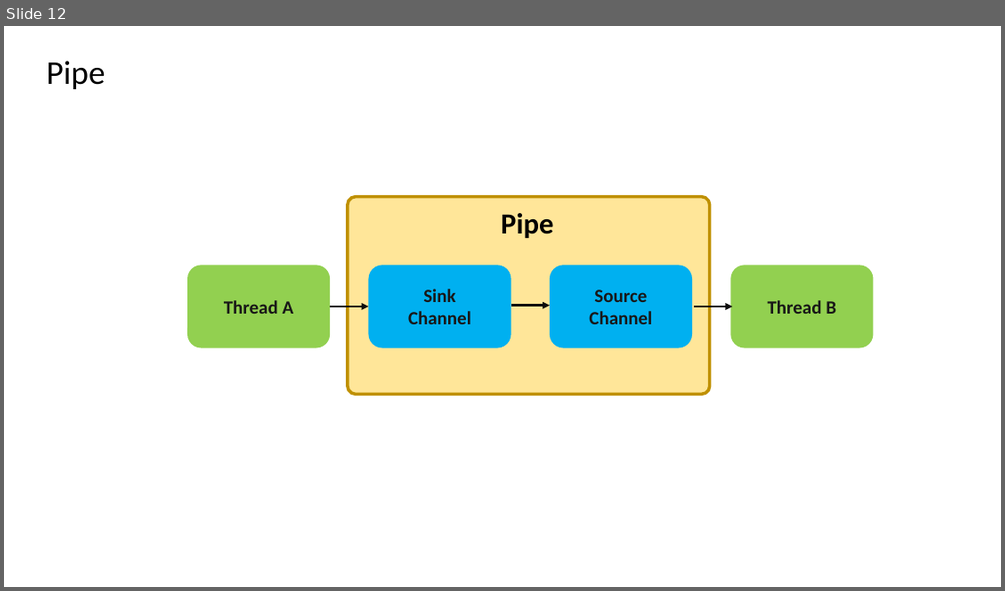
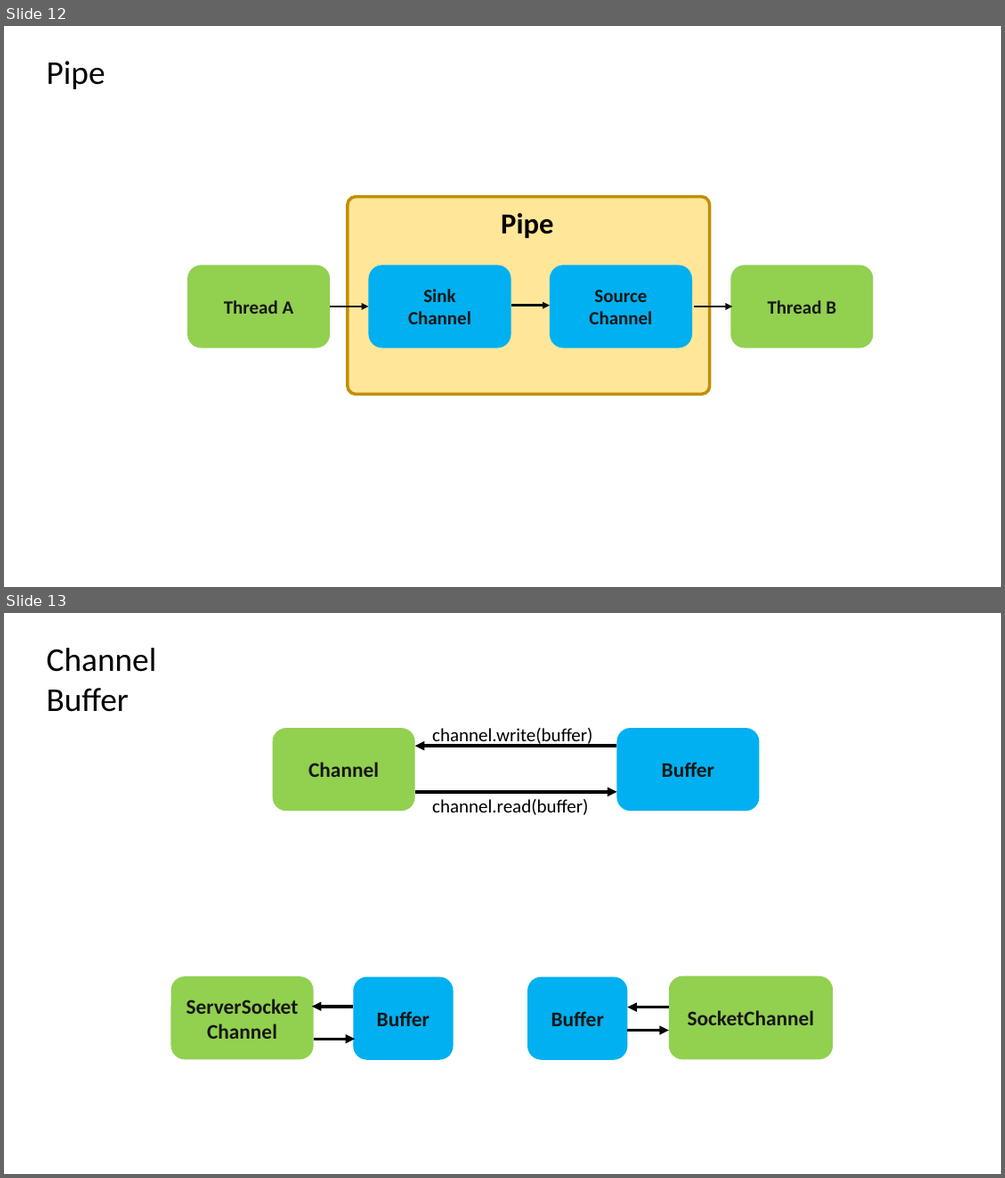
Before and after one commit to aks-cx1y6l/lijingrong4, a slide deck: pictures/java_nio.pptx. Shown one above the other, each under a label of ours: slide 12 before the commit, slides 12 and 13 after it. The pictures are 1005x591 and 1005x1178 pixels, drawn with LibreOffice and Linux fonts; fonts in the diff are those of the drawing. Boxes give left, top, right and bottom in pixels: in the first picture for what was removed or moved away, otherwise in the second. Text is boxed around its words. In the diff, an @@ line names an element or a change of style, - is before the commit and + after.

```diff
--- a/pictures/java_nio.pptx
+++ b/pictures/java_nio.pptx
@@ slide 13 added at (x1=4, y1=613, x2=1001, y2=1174), background #FFFFFF @@
@@ text added at (x1=47, y1=648, x2=157, y2=712), 32 pt, text #000000 @@
+Channel Buffer
@@ rounded rectangle added at (x1=273, y1=728, x2=415, y2=811), fill #92D050, 20 pt, text #181717, bold @@
+Channel
@@ text added at (x1=432, y1=728, x2=592, y2=747), 18 pt, text #000000 @@
+channel.write(buffer)
@@ rounded rectangle added at (x1=617, y1=728, x2=760, y2=811), fill #00B0F0, 20 pt, text #181717, bold @@
+Buffer
@@ arrow added from (617, 747) to (415, 747), #000000 3 pt @@
@@ arrow added from (415, 792) to (617, 792), #000000 3 pt @@
@@ text added at (x1=432, y1=799, x2=588, y2=815), 18 pt, text #000000 @@
+channel.read(buffer)
@@ rounded rectangle added at (x1=170, y1=976, x2=314, y2=1060), fill #92D050, 20 pt, text #181717, bold @@
+ServerSocketChannel
@@ rounded rectangle added at (x1=353, y1=976, x2=453, y2=1060), fill #00B0F0, 20 pt, text #181717, bold @@
+Buffer
@@ rounded rectangle added at (x1=527, y1=976, x2=628, y2=1060), fill #00B0F0, 20 pt, text #181717, bold @@
+Buffer
@@ rounded rectangle added at (x1=669, y1=976, x2=833, y2=1059), fill #92D050, 20 pt, text #181717, bold @@
+SocketChannel
@@ arrow added from (353, 1006) to (312, 1006), #000000 3 pt @@
@@ arrow added from (669, 1007) to (628, 1007), #000000 3 pt @@
@@ arrow added from (314, 1038) to (355, 1038), #000000 3 pt @@
@@ arrow added from (628, 1030) to (669, 1030), #000000 3 pt @@
```
Also in this commit, not shown: 1 other slide added, 5 other files.
